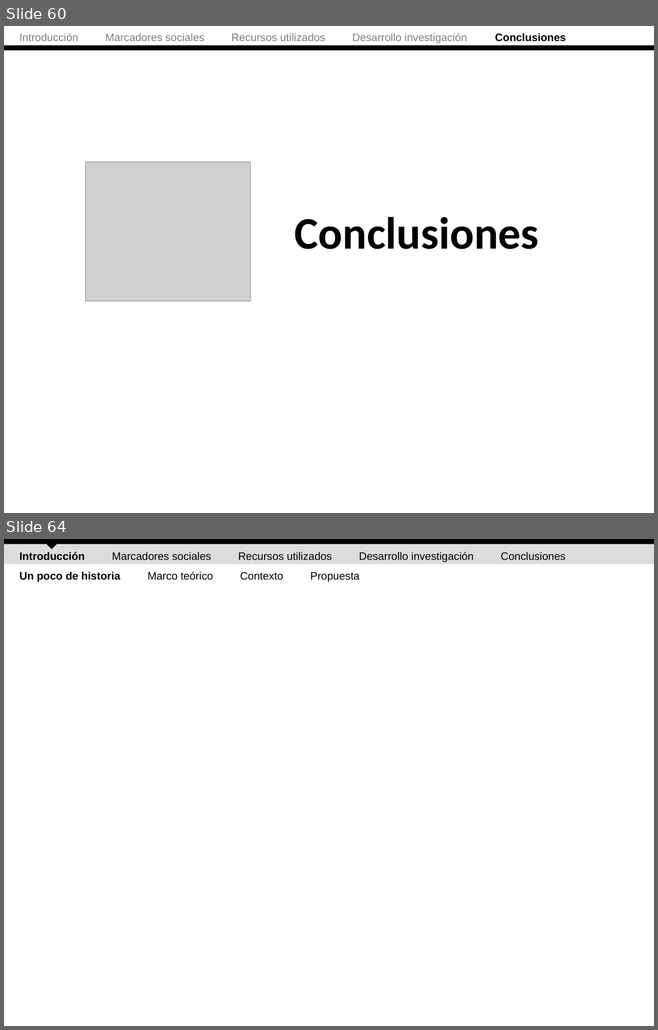
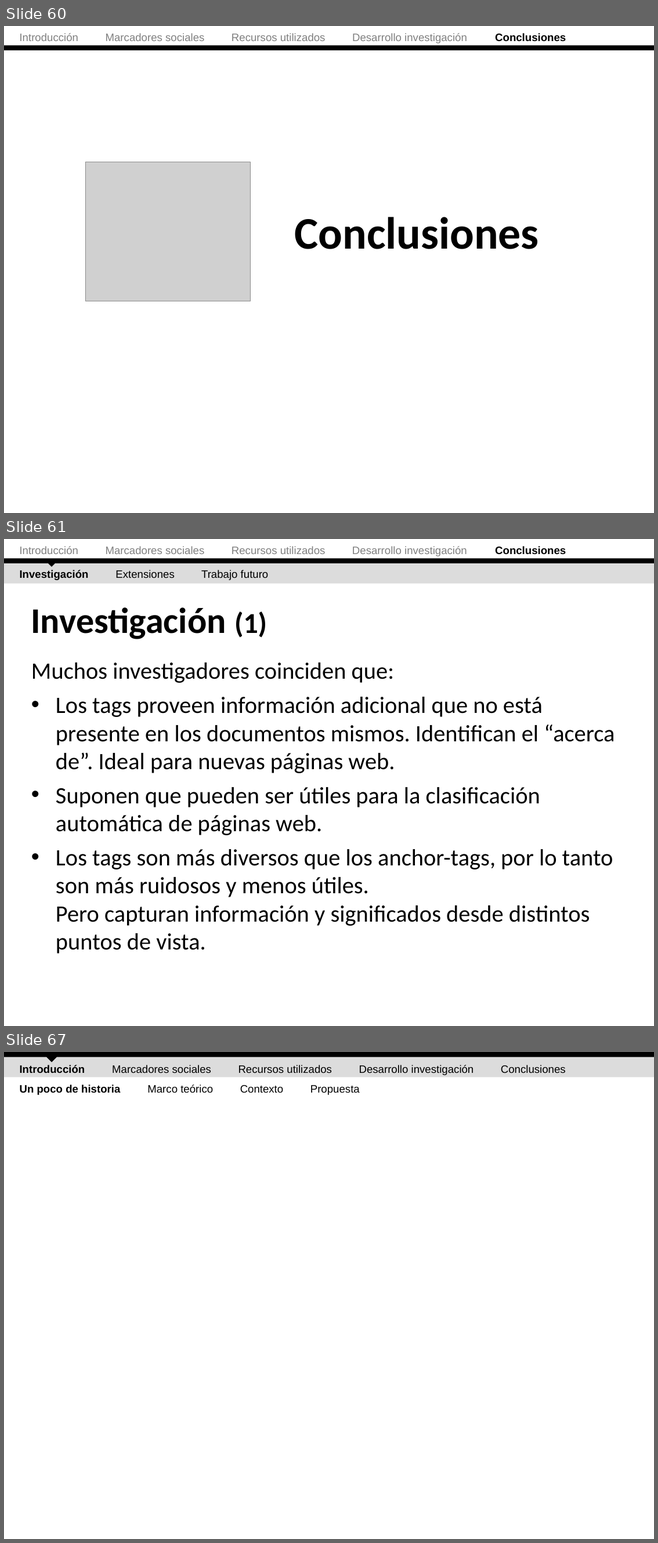
Before and after one commit to ak907kenai/nicotournetesis, a slide deck: docs_trunk/Nicolás Tourné - Presentación Tesis (v2).ppt. Shown one above the other, each under a label of ours: slides 60 and 64 before the commit, slides 60, 61 and 67 after it; the slides between them are not shown. The pictures are 658x1030 and 658x1543 pixels, drawn with LibreOffice and Linux fonts; fonts in the diff are those of the drawing; grey boxes stand for pictures. Boxes give left, top, right and bottom in pixels: in the first picture for what was removed or moved away, otherwise in the second. Text is boxed around its words. In the diff, an @@ line names an element or a change of style, - is before the commit and + after.

```diff
--- a/docs_trunk/Nicolás Tourné - Presentación Tesis (v2).ppt
+++ b/docs_trunk/Nicolás Tourné - Presentación Tesis (v2).ppt
@@ slide 61 added at box(4, 539, 654, 1026), background #FFFFFF @@
@@ text added at box(20, 546, 565, 556), 12 pt, text #808080 @@
+Introducción Marcadores sociales Recursos utilizados Desarrollo investigación Conclusiones
@@ right triangle added at box(44, 552, 59, 567), fill #000000 @@
@@ rectangle added at box(4, 563, 654, 584), fill #DCDCDC @@
@@ rectangle added at box(4, 559, 654, 564), fill #000000 @@
@@ text added at box(20, 570, 268, 580), 12 pt, text #000000 @@
+Investigación Extensiones Trabajo futuro
@@ title added at box(31, 607, 267, 639), 40 pt, text #000000, bold @@
+Investigación (1)
@@ text added at box(31, 663, 614, 954), 26 pt, text #000000 @@
+Muchos investigadores coinciden que:
+• Los tags proveen información adicional que no está presente en los documentos mismos. Identifican el “acerca de”. Ideal para nuevas páginas web.
+• Suponen que pueden ser útiles para la clasificación automática de páginas web.
+• Los tags son más diversos que los anchor-tags, por lo tanto son más ruidosos y menos útiles.
+  Pero capturan información y significados desde distintos puntos de vista.
@@ what was slide 64 is now slide 67 @@
```
Also in this commit, not shown: 7 slides changed, 2 other slides added.
